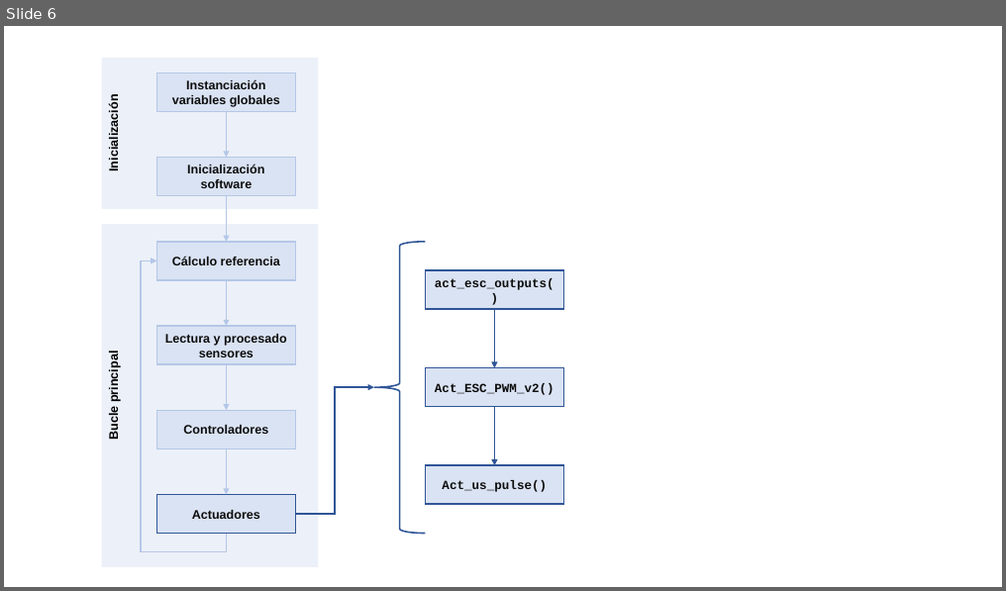
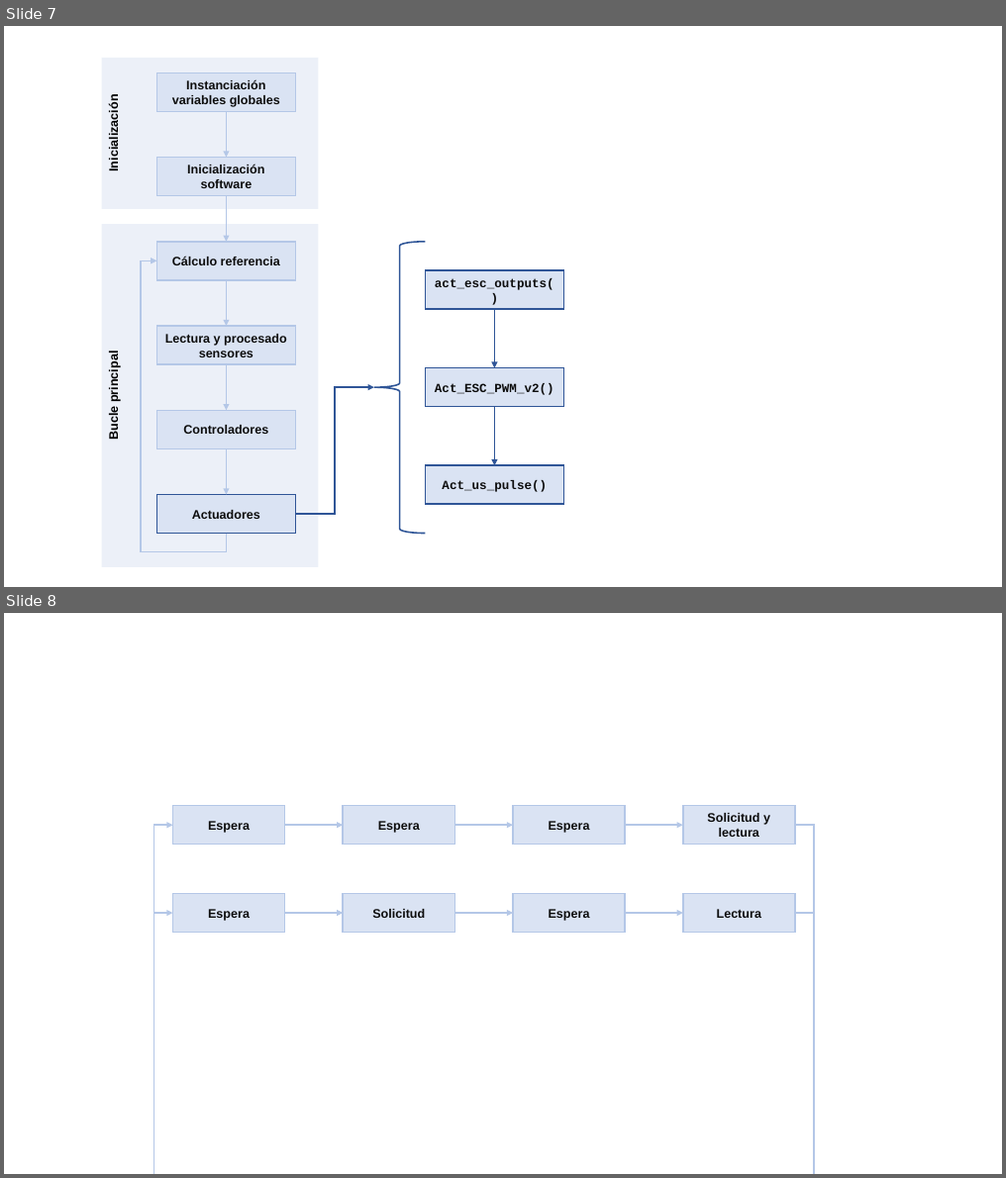
Before and after one commit to leonprietobailo/DroneSTM32F405, a slide deck: doc/schemes.pptx. Shown one above the other, each under a label of ours: slide 6 before the commit, slides 7 and 8 after it. The pictures are 1006x591 and 1006x1178 pixels, drawn with LibreOffice and Linux fonts; fonts in the diff are those of the drawing. Boxes give left, top, right and bottom in pixels: in the first picture for what was removed or moved away, otherwise in the second. Text is boxed around its words. In the diff, an @@ line names an element or a change of style, - is before the commit and + after.

```diff
--- a/doc/schemes.pptx
+++ b/doc/schemes.pptx
@@ slide 8 added at bbox=[4, 613, 1002, 1174], background #FFFFFF @@
@@ rectangle added at bbox=[173, 806, 285, 845], fill #DAE3F3, outline #B4C7E7 1.5 pt, 12 pt, text #0D0D0D, bold @@
+Espera
@@ rectangle added at bbox=[344, 806, 455, 845], fill #DAE3F3, outline #B4C7E7 1.5 pt, 12 pt, text #0D0D0D, bold @@
+Espera
@@ rectangle added at bbox=[513, 806, 626, 845], fill #DAE3F3, outline #B4C7E7 1.5 pt, 12 pt, text #0D0D0D, bold @@
+Espera
@@ rectangle added at bbox=[683, 806, 795, 845], fill #DAE3F3, outline #B4C7E7 1.5 pt, 12 pt, text #0D0D0D, bold @@
+Solicitud y lectura
@@ elbow arrow added from (795, 825) to (173, 825), #B4C7E7 1.5 pt @@
@@ arrow added from (285, 825) to (344, 825), #B4C7E7 1.5 pt @@
@@ arrow added from (454, 825) to (513, 825), #B4C7E7 1.5 pt @@
@@ arrow added from (626, 825) to (683, 825), #B4C7E7 1.5 pt @@
@@ rectangle added at bbox=[173, 894, 285, 933], fill #DAE3F3, outline #B4C7E7 1.5 pt, 12 pt, text #0D0D0D, bold @@
+Espera
@@ rectangle added at bbox=[344, 894, 455, 933], fill #DAE3F3, outline #B4C7E7 1.5 pt, 12 pt, text #0D0D0D, bold @@
+Solicitud
@@ rectangle added at bbox=[513, 894, 626, 933], fill #DAE3F3, outline #B4C7E7 1.5 pt, 12 pt, text #0D0D0D, bold @@
+Espera
@@ rectangle added at bbox=[683, 894, 795, 933], fill #DAE3F3, outline #B4C7E7 1.5 pt, 12 pt, text #0D0D0D, bold @@
+Lectura
@@ elbow arrow added from (795, 913) to (173, 913), #B4C7E7 1.5 pt @@
@@ arrow added from (285, 913) to (344, 913), #B4C7E7 1.5 pt @@
@@ arrow added from (454, 913) to (513, 913), #B4C7E7 1.5 pt @@
@@ arrow added from (626, 913) to (683, 913), #B4C7E7 1.5 pt @@
@@ what was slide 6 is now slide 7 @@
```
Also in this commit, not shown: 1 other slide added, 1 other file.
